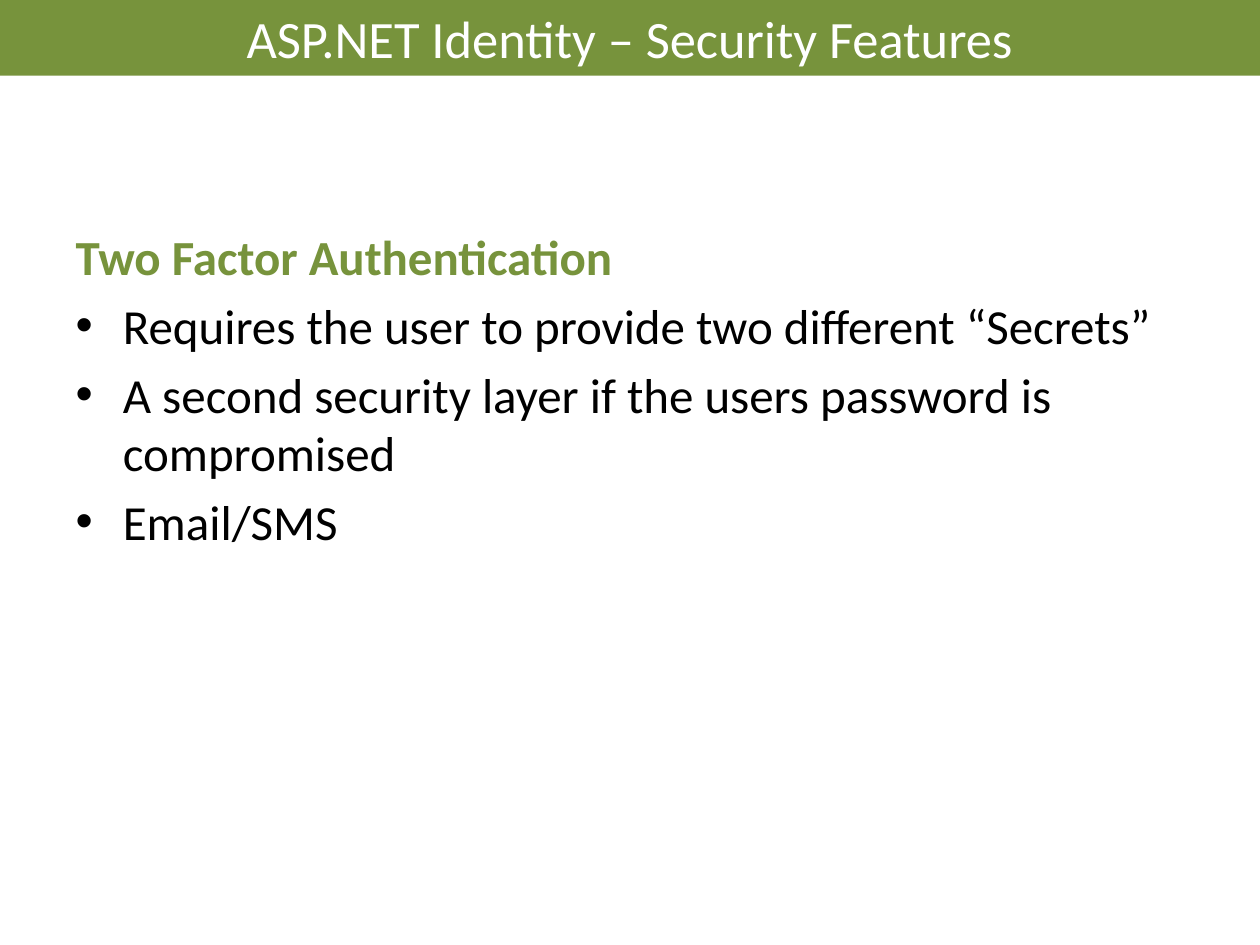
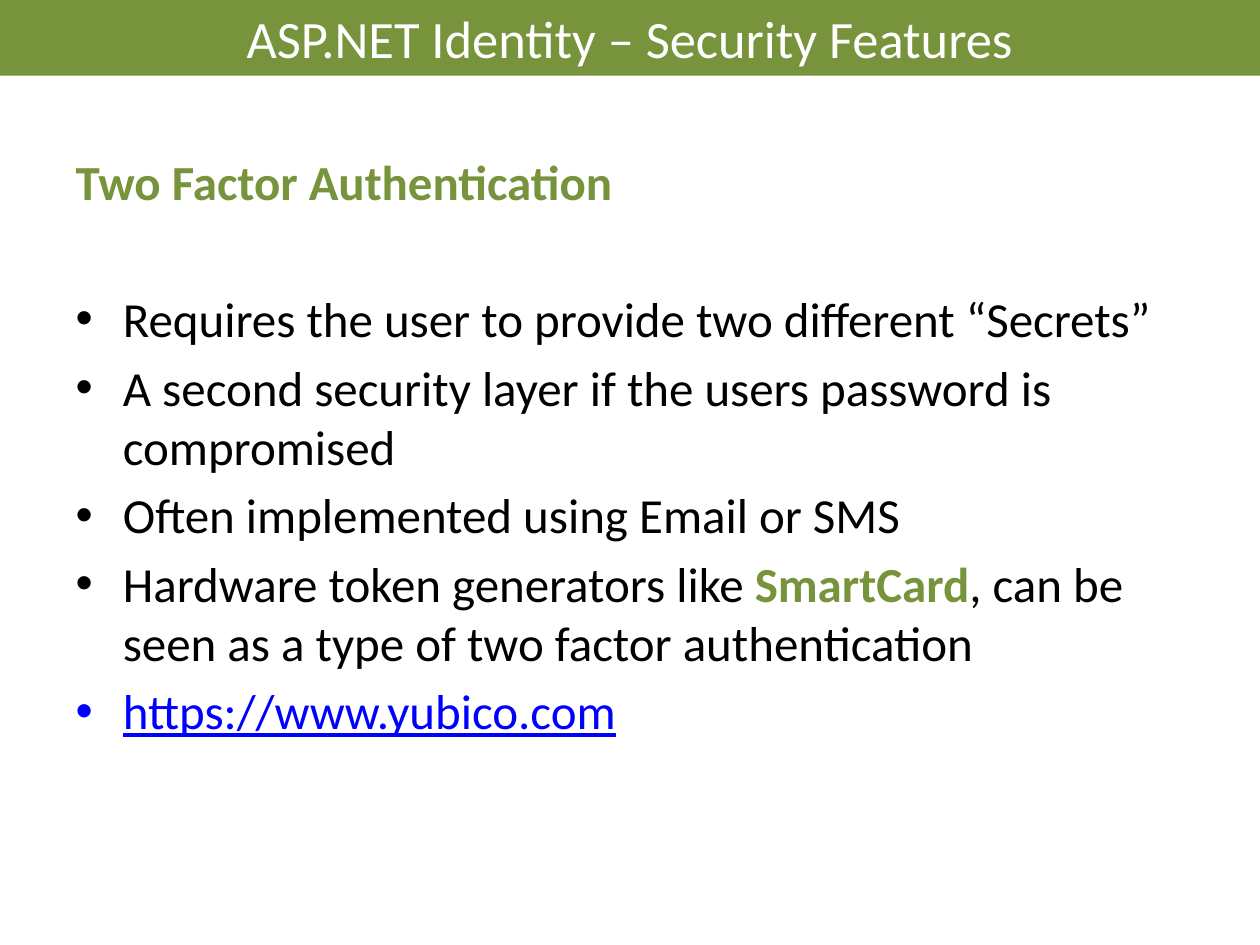
Before and after one commit to AndreasElffors/ProjectIdentity, a slide deck: slide 3 of Documents/Slides/Identity-SecurityFeatures.pptx. Drawn at 1260x945 pixels with LibreOffice and Linux fonts; fonts in the diff are those of the drawing; background and template pictures are left out. Boxes give left, top, right and bottom in pixels: in the first picture for what was removed or moved away, otherwise in the second. Text is boxed around its words. In the diff, an @@ line names an element or a change of style, - is before the commit and + after.

```diff
--- a/Documents/Slides/Identity-SecurityFeatures.pptx
+++ b/Documents/Slides/Identity-SecurityFeatures.pptx
@@ text "Two Factor Authentication": place and size @@
-text "Two Factor Authentication" at box(76, 240, 1150, 542)
+text "Two Factor Authentication" at box(76, 165, 1150, 737)
@@ text at box(123, 499, 1123, 737): text changed @@
-• Email/SMS
+• Often implemented using Email or SMS
+• Hardware token generators like SmartCard, can be seen as a type of two factor authentication
+• https://www.yubico.com
```
Also in this commit, not shown: 8 other slides changed, 5 other files.
